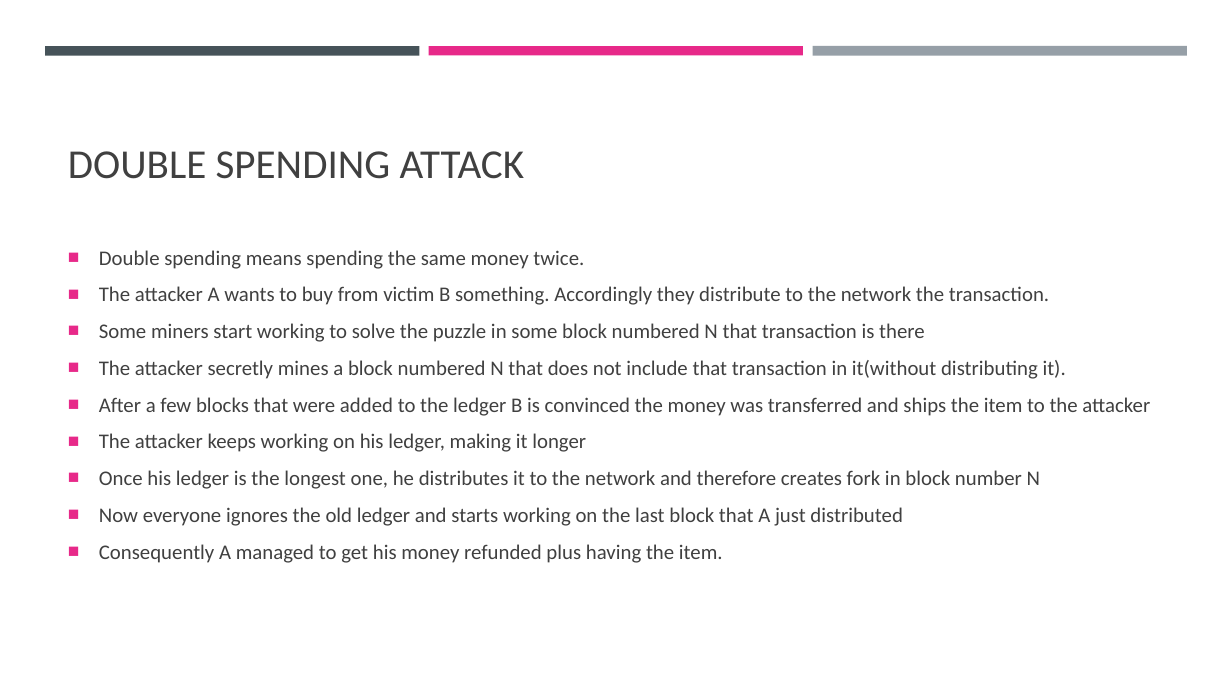
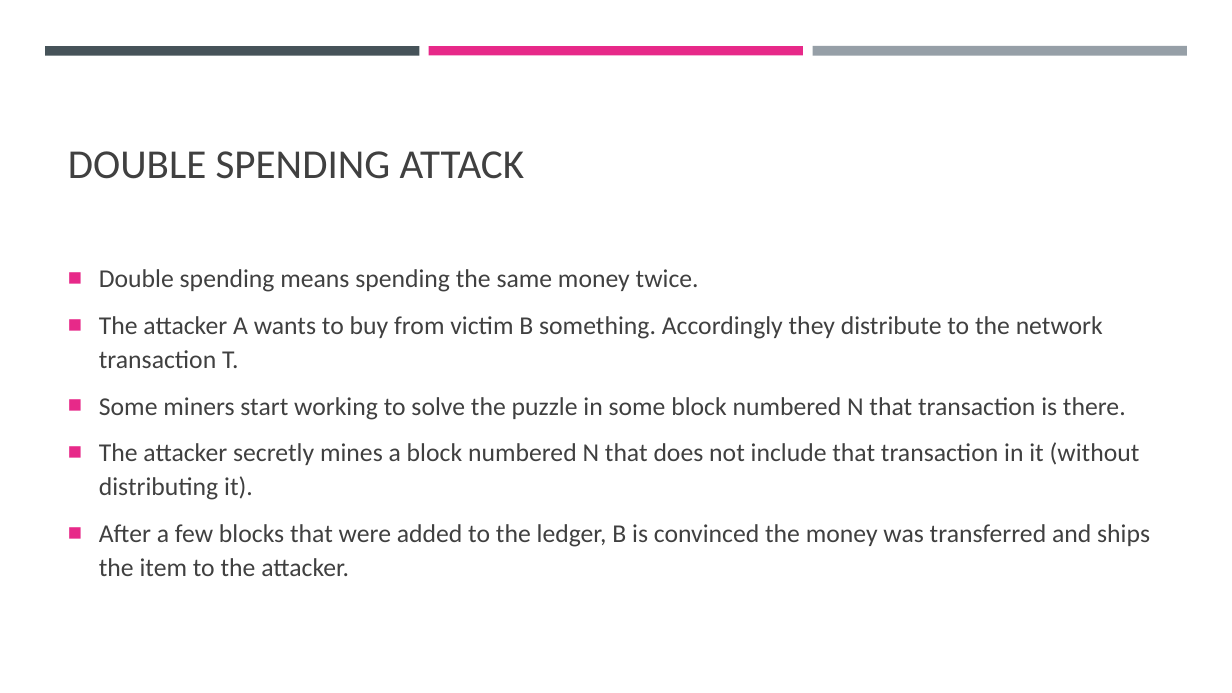
Before and after one commit to cyoni/bitcoin, a slide deck: slide 45 of bitcoin.pptx (slide 27 before the commit). Drawn at 1232x693 pixels with LibreOffice and Linux fonts; fonts in the diff are those of the drawing. Boxes give left, top, right and bottom in pixels: in the first picture for what was removed or moved away, otherwise in the second. Text is boxed around its words. In the diff, an @@ line names an element or a change of style, - is before the commit and + after.

```diff
--- a/bitcoin.pptx
+++ b/bitcoin.pptx
@@ text at (99,269,699,292): size 16.1 to 20 pt in "Double spending means spending the same money ..."; line spacing 1 to 1.1 @@
@@ text at (99,316,1150,576): text changed; size 16.1 to 20 pt @@
-■ The attacker A wants to buy from victim B something. Accordingly they distribute to the network the transaction.
-■ Some miners start working to solve the puzzle in some block numbered N that transaction is there
-■ The attacker secretly mines a block numbered N that does not include that transaction in it(without distributing it).
-■ After a few blocks that were added to the ledger B is convinced the money was transferred and ships the item to the attacker
-■ The attacker keeps working on his ledger, making it longer
-■ Once his ledger is the longest one, he distributes it to the network and therefore creates fork in block number N
-■ Now everyone ignores the old ledger and starts working on the last block that A just distributed
-■ Consequently A managed to get his money refunded plus having the item.
+■ The attacker A wants to buy from victim B something. Accordingly they distribute to the network transaction T.
+■ Some miners start working to solve the puzzle in some block numbered N that transaction is there.
+■ The attacker secretly mines a block numbered N that does not include that transaction in it (without distributing it).
+■ After a few blocks that were added to the ledger, B is convinced the money was transferred and ships the item to the attacker.
```
Also in this commit, not shown: 25 other slides changed, 24 slides added, 3 slides removed.
